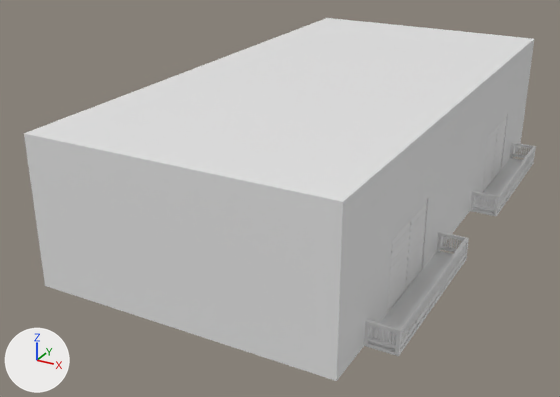
An edit to the FBX model Edificios/Edificios 20m/Edificio 1/Piso.fbx, drawn before and after from the same camera.
Both versions are drawn from a 50 mm camera at (56.6, -65.0, 17.2) aimed at (43.9, -41.9, 5.7). Every picture has the same lights, and +X, +Y and +Z are marked at lower left. Where no turn or scale is listed for an object, it has been applied to the vertices.

The first picture shows 'building_003.002'.
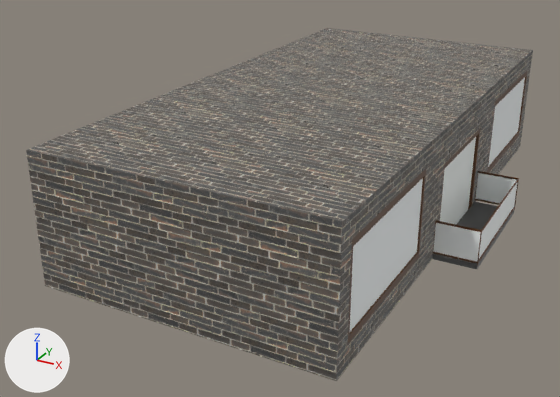
What differs and where, as boxes [x1, y1, x2, y2] in the pictures (560 x 397 px):
'building_003.002', reshaped, moved
    before: [24, 18, 536, 381]
    after: [26, 28, 533, 381]
part 1 of me_building_003_mesh_002, rebuilt
    before: [24, 18, 534, 381]
    after: [26, 28, 533, 381]
part 2 of me_building_003_mesh_002, added
    after: [433, 171, 519, 266]
part 3 of me_building_003_mesh_002, deleted
    before: [364, 142, 536, 356]
part 4 of me_building_003_mesh_002, added (black)
    after: [432, 202, 514, 269]

Edits to the bpy script that builds the scene:
```text
Add img_paleta_general_jpg:
    img_paleta_general_jpg = load_image('Paleta general.jpg', '_unpacked/Paleta_general.jpg', 499, 258, 'sRGB')
Add img_bricks056_1k_roughness_jpg:
    img_bricks056_1k_roughness_jpg = load_image('Bricks056_1K_Roughness.jpg', '_unpacked/Bricks056_1K_Roughness.jpg', 1024, 1024, 'Non-Color')
Add img_bricks056_1k_color_jpg:
    img_bricks056_1k_color_jpg = load_image('Bricks056_1K_Color.jpg', '_unpacked/Bricks056_1K_Color.jpg', 1024, 1024, 'sRGB')
Add img_bricks056_1k_normaldx_jpg:
    img_bricks056_1k_normaldx_jpg = load_image('Bricks056_1K_NormalDX.jpg', '_unpacked/Bricks056_1K_NormalDX.jpg', 1024, 1024, 'Non-Color')
Add mat_paleta:
    mat_paleta = principled_material('Paleta ')
    mat_paleta.texture = img_paleta_general_jpg
Add mat_ladrillo:
    mat_ladrillo = bpy.data.materials.new('ladrillo')
    # uses the picture img_bricks056_1k_color_jpg
    # uses the picture img_bricks056_1k_normaldx_jpg
    # uses the picture img_bricks056_1k_roughness_jpg
Change me_building_003_mesh_002:
    used by ob_building_003_002; location = (45.59, -40.0, 8.17)
    verts and faces of me_building_003_mesh_002; kept vertices keep their numbers, new ones are numbered from 1680
    remove me_building_003_mesh_002.from_pydata(...)  # 1680 vertices, 970 faces; spans x -5.6..5.4, y -10.0..10.0, z -3.2..1.8
    add me_building_003_mesh_002.from_pydata(...)  # 142 vertices, 107 faces; spans x -5.2..6.3, y -10.0..10.0, z -1.7..2.8
    me_building_003_mesh_002 part 1: the loose piece of 308 vertices spanning x -5.6..4.4, y -10.0..10.0, z -3.2..1.8 is rebuilt with 62 vertices and now spans x -5.2..4.8, y -10.0..10.0, z -1.7..2.8
    me_building_003_mesh_002 part 2: a new loose piece of 62 vertices spanning x 4.8..6.3, y -2.5..2.5, z -1.5..-0.3, in mat_paleta (picture img_paleta_general_jpg)
    me_building_003_mesh_002 part 3: 160 loose pieces with 1372 vertices, spanning x 4.4..5.4, y -8.2..8.1, z -3.2..-2.4, are deleted
    me_building_003_mesh_002 part 4
    add verts[1680] = (4.8, -2.5, -1.5)  # pixel (432, 254)
    add verts[1681] = (4.8, -2.5, -1.7)  # pixel (432, 258)
    add verts[1682] = (4.8, 2.5, -1.5)  # pixel (474, 201)
    add verts[1683] = (4.8, 2.5, -1.7)
    add for new, old in zip([*range(1684, 1688)], [*range(1680, 1684)]): verts[new] = verts[old] + (1.5, 0.0, 0.0)
    add verts[1688] = (4.8, -10.0, -1.7)  # pixel (336, 380)
    add verts[1689] = (4.8, 0.8, -1.7)
    add verts[1690] = (4.8, 7.5, -1.7)  # pixel (506, 164)
    add verts[1691] = (4.8, -3.3, -1.7)  # pixel (424, 269)
    add for new, old in zip([*range(1692, 1696)], [*range(1688, 1692)]): verts[new] = verts[old] + (0.0, 2.5, 0.0)
    add verts[1696] = (-5.2, -10.0, -1.7)  # pixel (45, 285)
    add verts[1697] = (-5.2, 10.0, -1.7)
    add faces += [(1688, 1692, 1691, 1695, 1689, 1693, 1690, 1694, 1697, 1696), (1684, 1685, 1687, 1686), (1680, 1684, 1686, 1682), (1682, 1686, 1687, 1683), (1680, 1681, 1685, 1684), (1681, 1683, 1687, 1685)]  # mat_ladrillo
    add me_building_003_mesh_002.materials.append(mat_ladrillo)
    add me_building_003_mesh_002.materials.append(mat_paleta)  # picture img_paleta_general_jpg
Change ob_building_003_002:
    ob_building_003_002.location: (45.59, -40.0, 8.17) -> (45.22, -40.0, 6.69)
```
